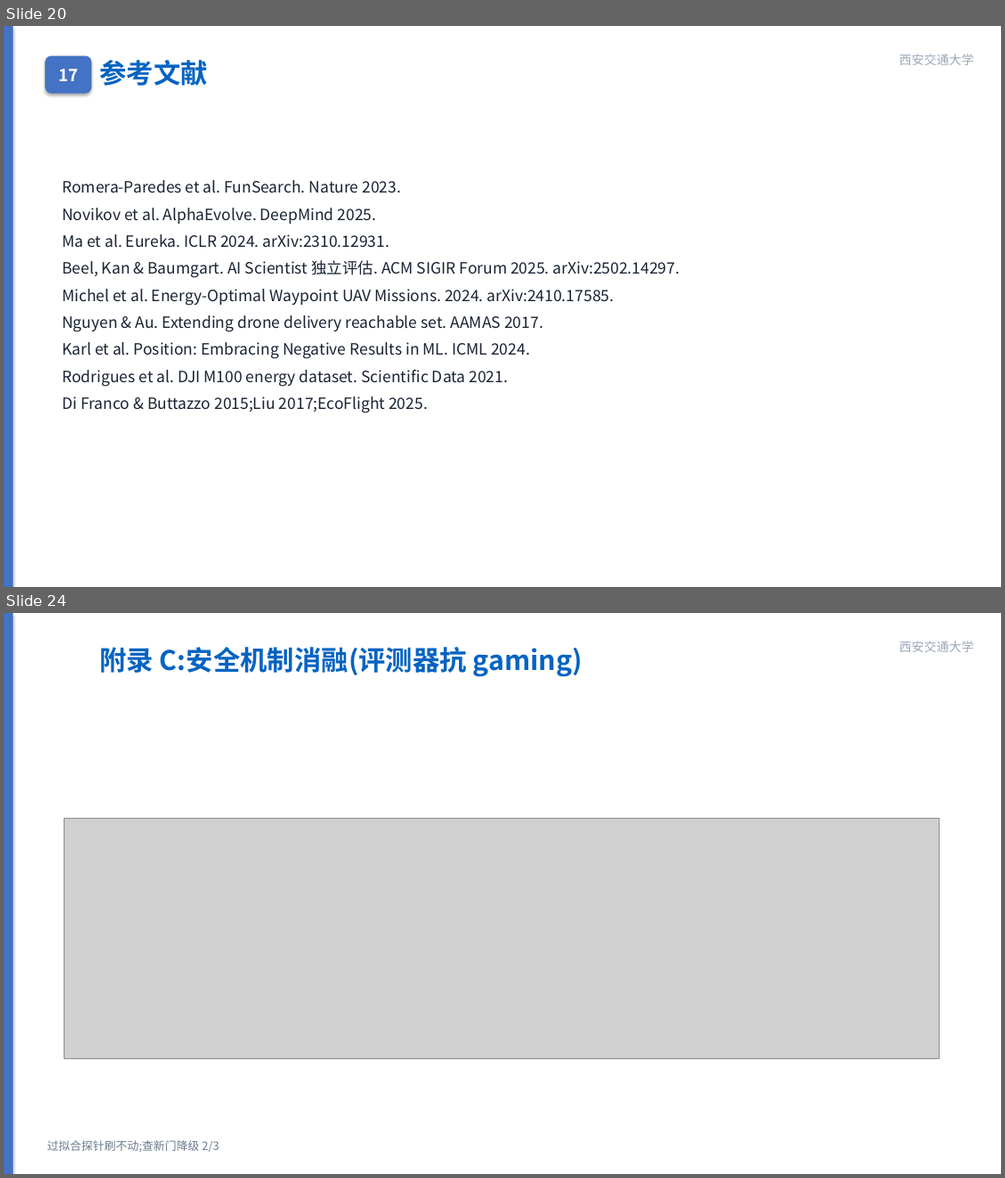
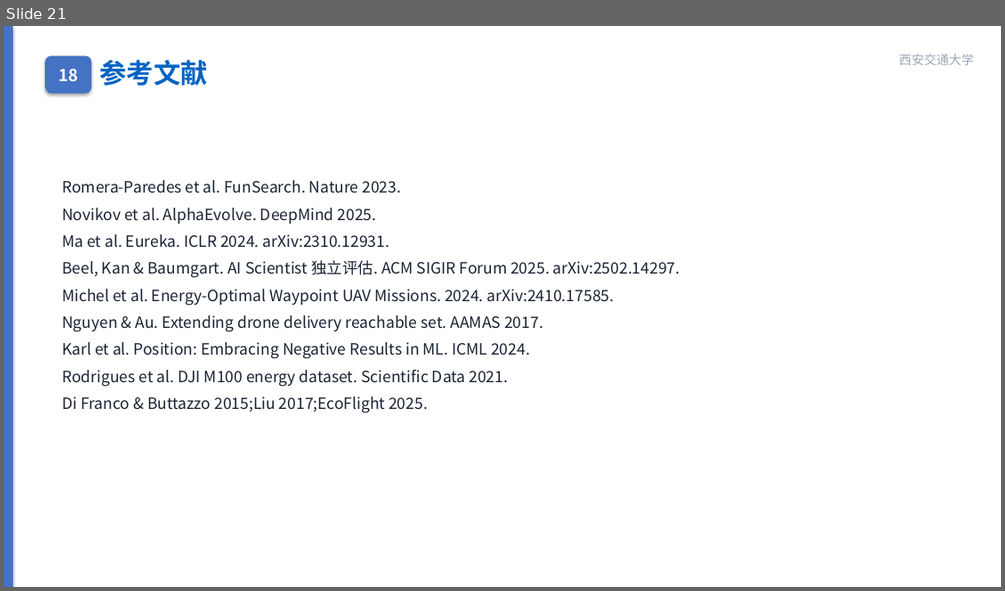
Before and after one commit to wbz0429/PathPlanningwithEnergy, a slide deck: autoresearch/energy_m100/experiments/midterm_defense.pptx. Shown one above the other, each under a label of ours: slides 20 and 24 before the commit, slide 21 after it; the slides between them are not shown. The pictures are 1005x1178 and 1005x591 pixels, drawn with LibreOffice and Linux fonts; fonts in the diff are those of the drawing; grey boxes stand for pictures. Boxes give left, top, right and bottom in pixels: in the first picture for what was removed or moved away, otherwise in the second. Text is boxed around its words. In the diff, an @@ line names an element or a change of style, - is before the commit and + after.

```diff
--- a/autoresearch/energy_m100/experiments/midterm_defense.pptx
+++ b/autoresearch/energy_m100/experiments/midterm_defense.pptx
@@ slide 24 removed at [4,613,1001,1174], background #FFFFFF @@
@@ rectangle removed at [4,613,13,1174] @@
@@ text removed at [99,647,582,677] @@
-附录 C:安全机制消融(评测器抗 gaming)
@@ text removed at [899,641,974,652] @@
-西安交通大学
@@ picture removed at [64,818,938,1059] @@
@@ text removed at [48,1140,218,1151] @@
-过拟合探针刷不动;查新门降级 2/3
@@ what was slide 20 is now slide 21 @@
@@ slide 21 changed as well @@
@@ text in rounded rectangle at [58,69,78,82]: text changed @@
-17
+18
```
Also in this commit, not shown: 10 other slides changed, 4 other slides removed, 3 other files.
